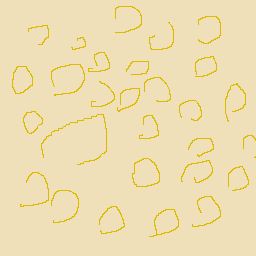
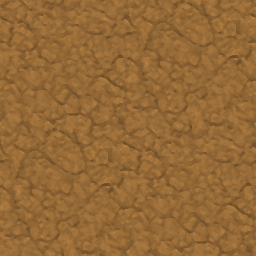
Before/after of a 256×256 layered artwork. What changed in the layer stack:
added layer "Guide copy" above "Border #5" over [0, 0, 256, 256]
added layer "Border #5" above "Border #6" over [0, 0, 256, 256]
added layer "Border #6" above "Base" over [0, 0, 256, 256]
renamed "Background" to "Base", painted on it over [0, 0, 256, 256]
added layer "Border #3" above "Border #1" over [0, 0, 256, 256]
added layer "Border #1" above "Border #2" over [0, 0, 256, 256]
added layer "Border #2" above "Border #4" over [0, 0, 256, 256]
added layer "Guide" over [0, 0, 256, 256]
